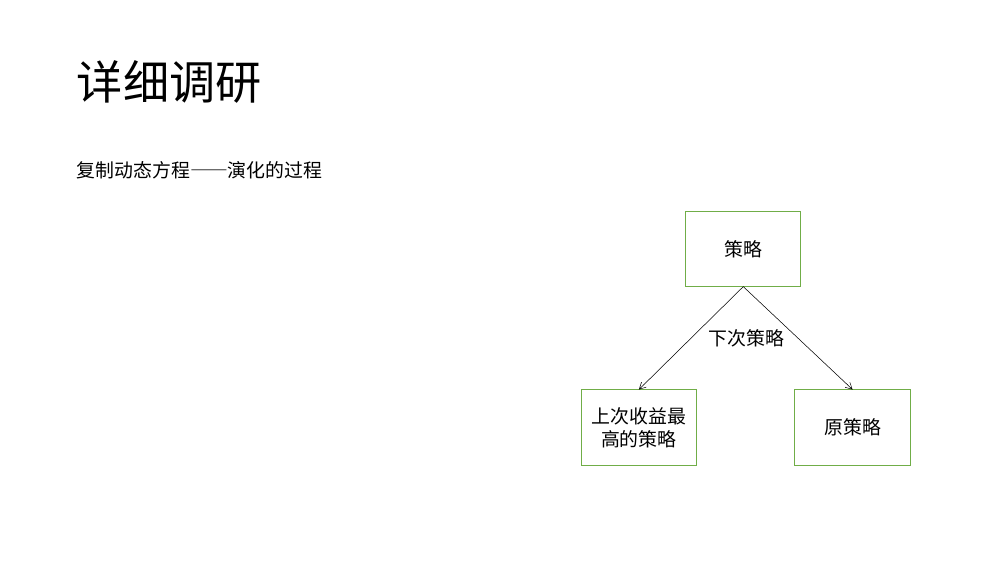
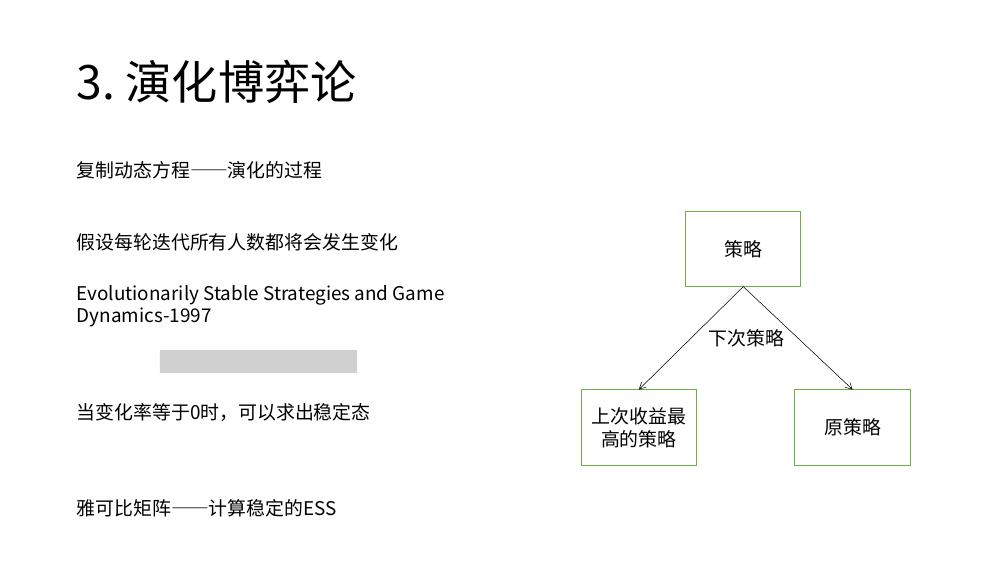
Before and after one commit to CHDYPY/paper, a slide deck: slide 13 of 报告/2021年9月4日/杨攀原.pptx (slide 21 before the commit). Drawn at 1008x567 pixels with LibreOffice and Linux fonts; fonts in the diff are those of the drawing; grey boxes stand for pictures. Boxes give left, top, right and bottom in pixels: in the first picture for what was removed or moved away, otherwise in the second. Text is boxed around its words. In the diff, an @@ line names an element or a change of style, - is before the commit and + after.

```diff
--- a/报告/2021年9月4日/杨攀原.pptx
+++ b/报告/2021年9月4日/杨攀原.pptx
@@ title at bbox=[77, 60, 357, 103]: text changed @@
-详细调研
+3. 演化博弈论
@@ text added at bbox=[77, 233, 398, 251], 18 pt, text #000000 @@
+假设每轮迭代所有人数都将会发生变化
@@ text added at bbox=[77, 285, 445, 327], 18 pt, text #000000 @@
+Evolutionarily Stable Strategies and Game Dynamics-1997
@@ picture added at bbox=[160, 350, 357, 373] @@
@@ text added at bbox=[77, 403, 371, 421], 18 pt, text #000000 @@
+当变化率等于0时，可以求出稳定态
@@ text added at bbox=[77, 499, 337, 517], 18 pt, text #000000 @@
+雅可比矩阵——计算稳定的ESS
```
Also in this commit, not shown: 9 other slides changed, 8 slides added, 13 slides removed, 1 other file.
